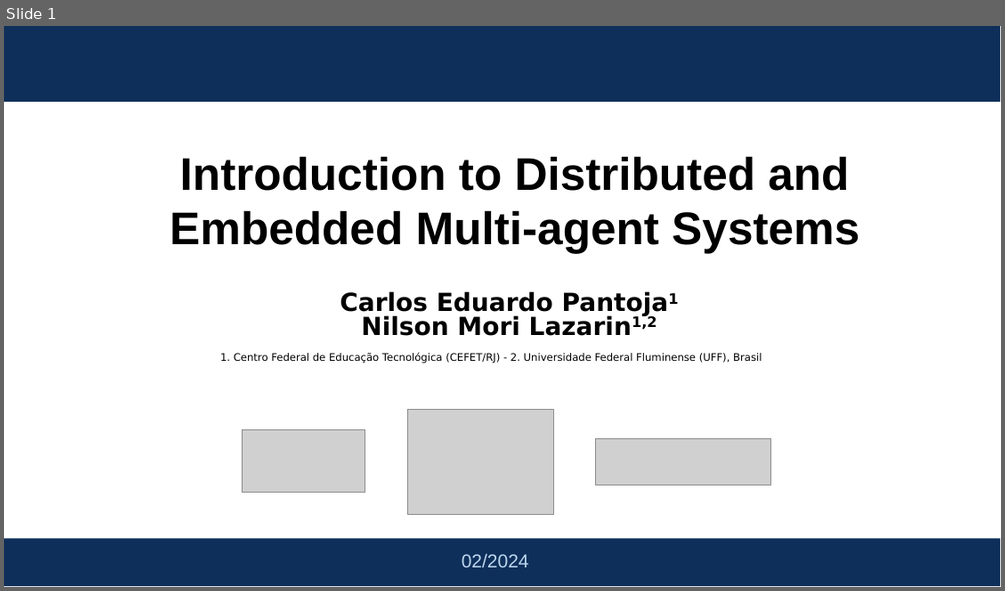
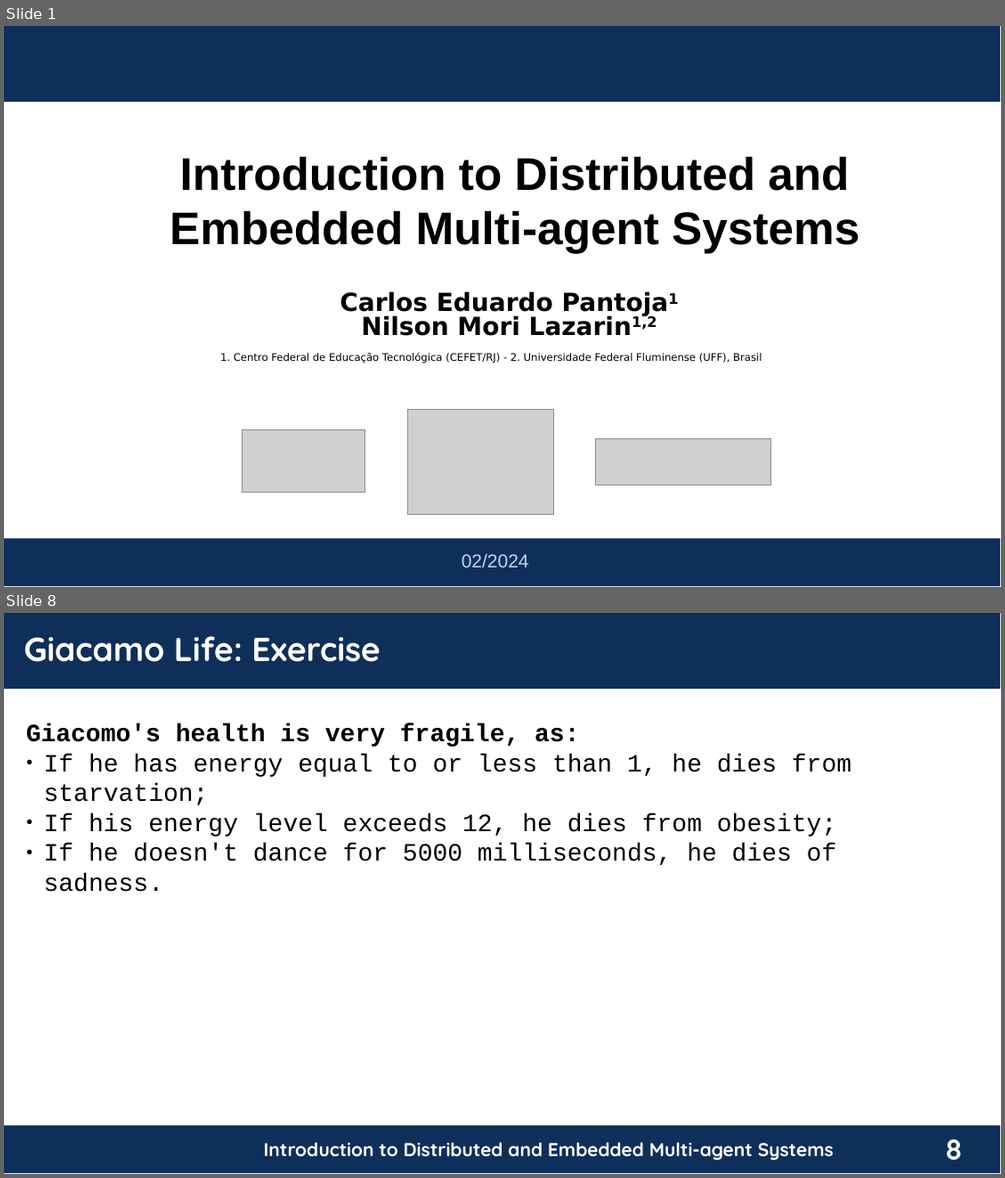
Before and after one commit to chon-group/distributedAndEmbeddedAI, a slide deck: course/06-MyFirstAgent/MyFirstAgent_20240217.odp. Shown one above the other, each under a label of ours: slide 1 before the commit, slides 1 and 8 after it; the slides between them are not shown. The pictures are 1005x591 and 1005x1178 pixels, drawn with LibreOffice and Linux fonts; fonts in the diff are those of the drawing; grey boxes stand for pictures; background and template pictures are left out. Boxes give left, top, right and bottom in pixels: in the first picture for what was removed or moved away, otherwise in the second. Text is boxed around its words. In the diff, an @@ line names an element or a change of style, - is before the commit and + after.

Commit message:
Adjustments in My First Agent  Presentation (pt).

```diff
--- a/course/06-MyFirstAgent/MyFirstAgent_20240217.odp
+++ b/course/06-MyFirstAgent/MyFirstAgent_20240217.odp
@@ slide 8 added at [4,613,1001,1174], background #FFFFFF; not listed: 1 template element that a slide beside it also shows @@
@@ rectangle added at [4,613,1000,689], fill #0F2F5B @@
@@ text added at [24,636,380,662], 32 pt, text #FFFFFF, bold @@
+Giacamo Life: Exercise
@@ text added at [26,723,851,865], 24 pt, text #000000 @@
+Giacomo's health is very fragile, as:
+● If he has energy equal to or less than 1, he dies from starvation;
+● If his energy level exceeds 12, he dies from obesity;
+● If he doesn't dance for 5000 milliseconds, he dies of sadness.
@@ rectangle added at [4,1126,1000,1173], fill #0F2F5B @@
@@ text added at [264,1142,833,1160], 18 pt, text #FFFFFF, bold @@
+Introduction to Distributed and Embedded Multi-agent Systems
```
Also in this commit, not shown: 4 slides changed, 5 other slides added, 1 slide removed, 1 other file.
